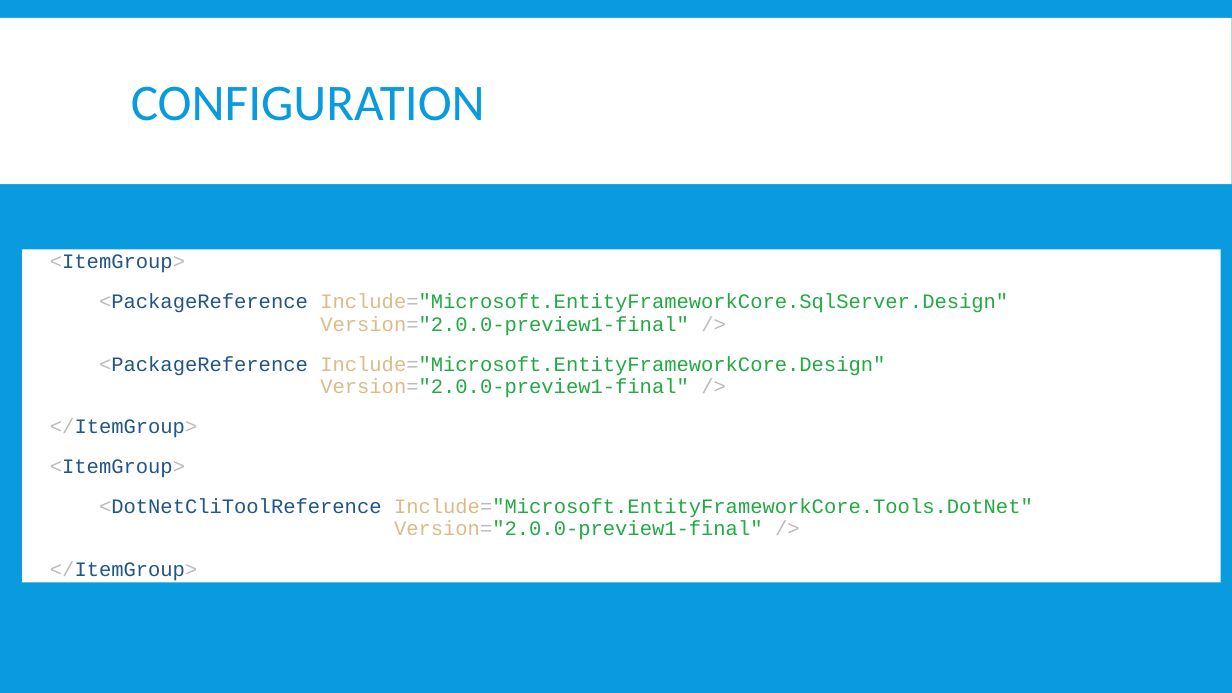
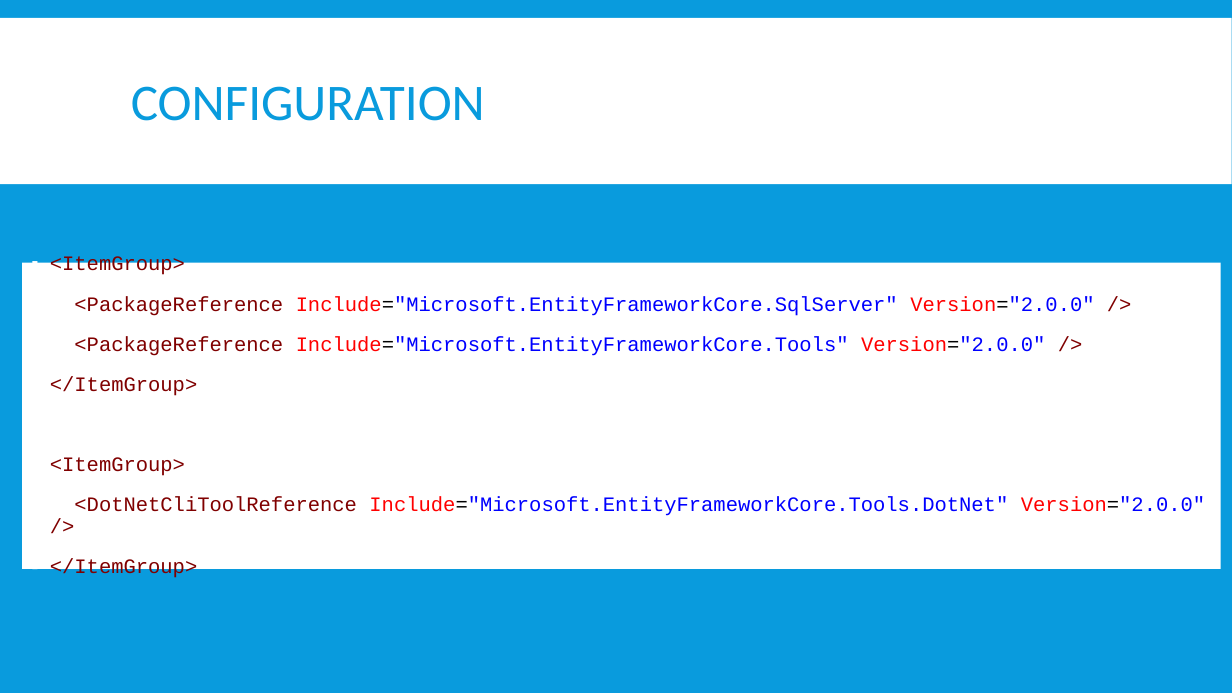
Before and after one commit to jwooley/EfCore, a slide deck: slide 4 of EfCoreGettingStarted.pptx. Drawn at 1232x693 pixels with LibreOffice and Linux fonts; fonts in the diff are those of the drawing. Boxes give left, top, right and bottom in pixels: in the first picture for what was removed or moved away, otherwise in the second. Text is boxed around its words. In the diff, an @@ line names an element or a change of style, - is before the commit and + after.

Commit message:
slides

```diff
--- a/EfCoreGettingStarted.pptx
+++ b/EfCoreGettingStarted.pptx
@@ text "<ItemGroup>": place and size @@
-text "<ItemGroup>" at (22, 245, 1221, 587)
+text "<ItemGroup>" at (22, 258, 1221, 573)
@@ text at (50, 256, 197, 580): text colour #BBBBBB to #800000, text colour #225588 to #800000 in "<ItemGroup>", "</ItemGroup>", "<ItemGroup>", "</ItemGroup>" @@
@@ text at (74, 296, 1094, 356): text changed; text colour #22AA44 to #0000FF @@
-▪ <PackageReference Include="Microsoft.EntityFrameworkCore.SqlServer.Design"
-  Version="2.0.0-preview1-final" />
-▪ <PackageReference Include="Microsoft.EntityFrameworkCore.Design"
-  Version="2.0.0-preview1-final" />
+▪ <PackageReference Include="Microsoft.EntityFrameworkCore.SqlServer" Version="2.0.0" />
+▪ <PackageReference Include="Microsoft.EntityFrameworkCore.Tools" Version="2.0.0" />
@@ text at (74, 497, 1205, 516): text changed; text colour #22AA44 to #0000FF @@
-▪ <DotNetCliToolReference Include="Microsoft.EntityFrameworkCore.Tools.DotNet"
-  Version="2.0.0-preview1-final" />
+▪ <DotNetCliToolReference Include="Microsoft.EntityFrameworkCore.Tools.DotNet" Version="2.0.0" />
```
